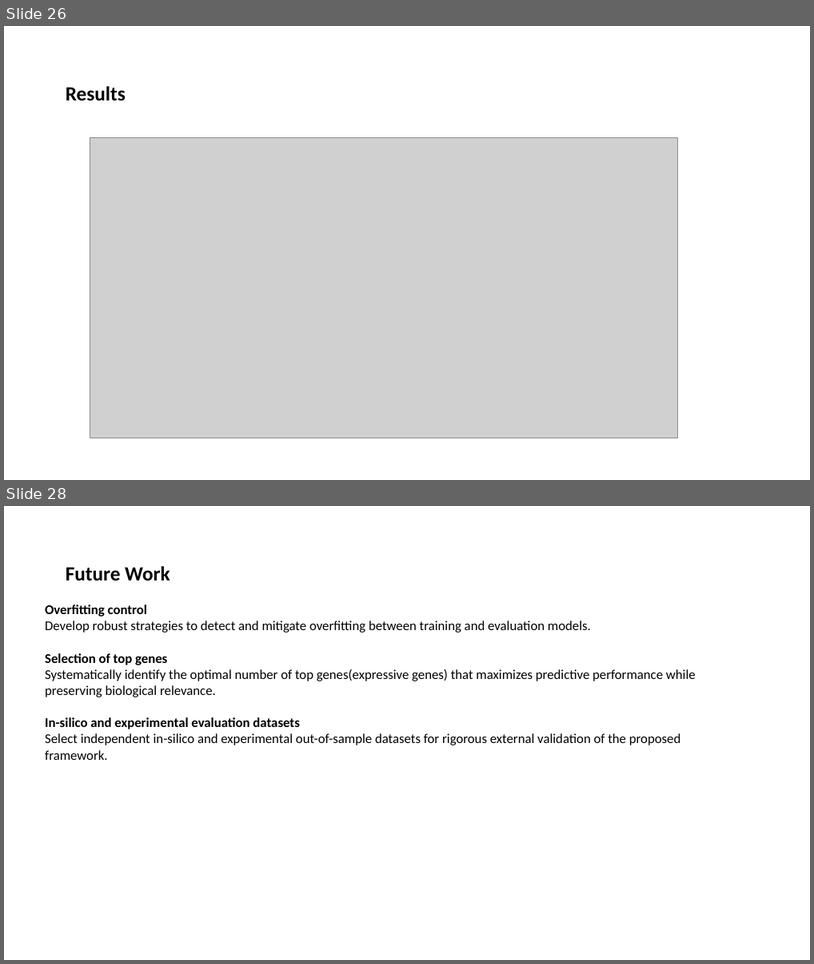
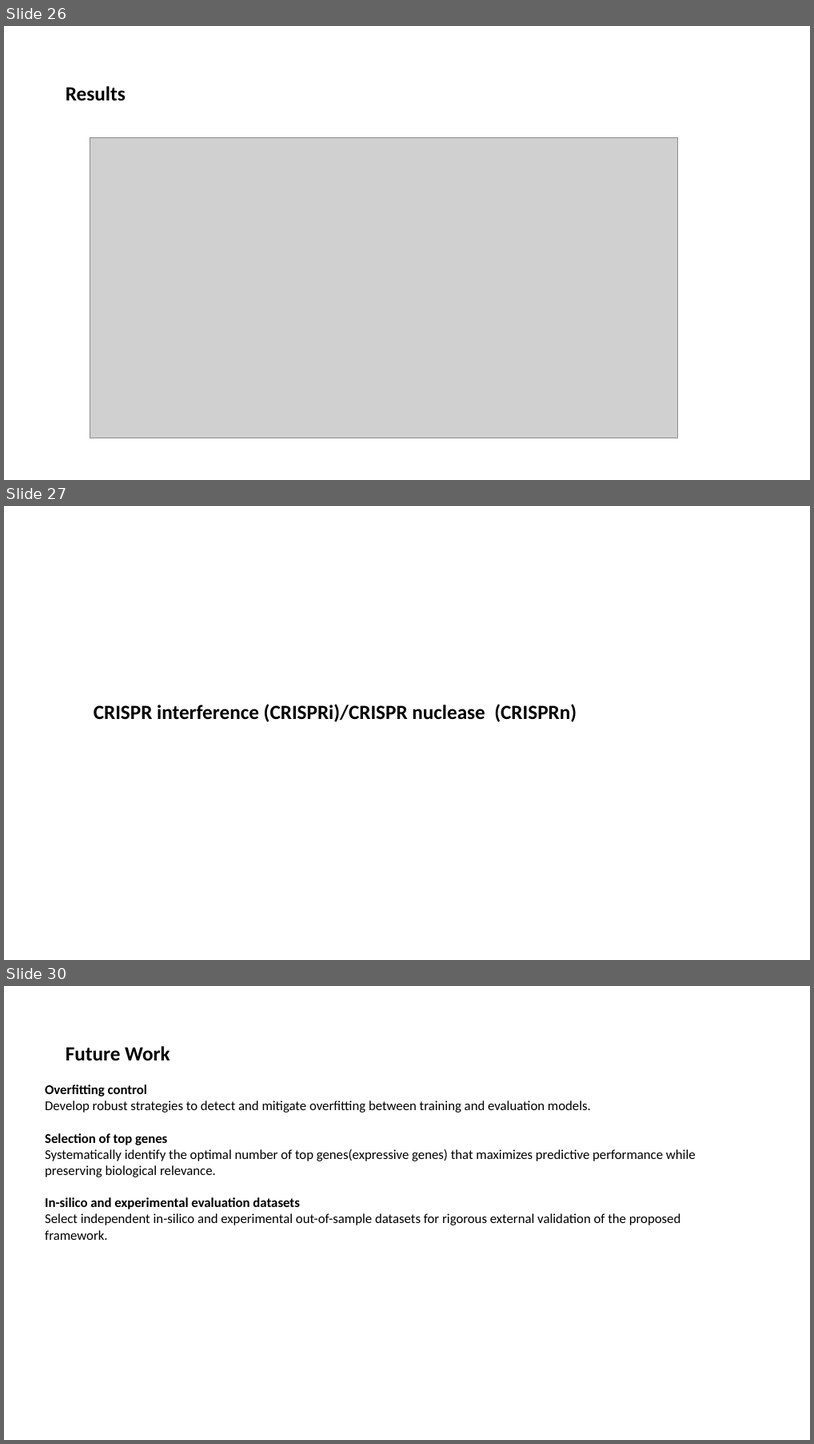
Before and after one commit to boabangf/GNN_RL_gene_trajectory_perturbation, a slide deck: ppt slides for omic codeathon (1) (1).pptx. Shown one above the other, each under a label of ours: slides 26 and 28 before the commit, slides 26, 27 and 30 after it; the slides between them are not shown. The pictures are 814x964 and 814x1444 pixels, drawn with LibreOffice and Linux fonts; fonts in the diff are those of the drawing; grey boxes stand for pictures. Boxes give left, top, right and bottom in pixels: in the first picture for what was removed or moved away, otherwise in the second. Text is boxed around its words. In the diff, an @@ line names an element or a change of style, - is before the commit and + after.

```diff
--- a/ppt slides for omic codeathon (1) (1).pptx
+++ b/ppt slides for omic codeathon (1) (1).pptx
@@ slide 27 added at <box>4,506,810,960</box>, background #FFFFFF @@
@@ title added at <box>94,704,577,722</box>, 24 pt, text #000000, bold @@
+CRISPR interference (CRISPRi)/CRISPR nuclease (CRISPRn)
@@ what was slide 28 is now slide 30 @@
```
Also in this commit, not shown: 1 other slide added.
